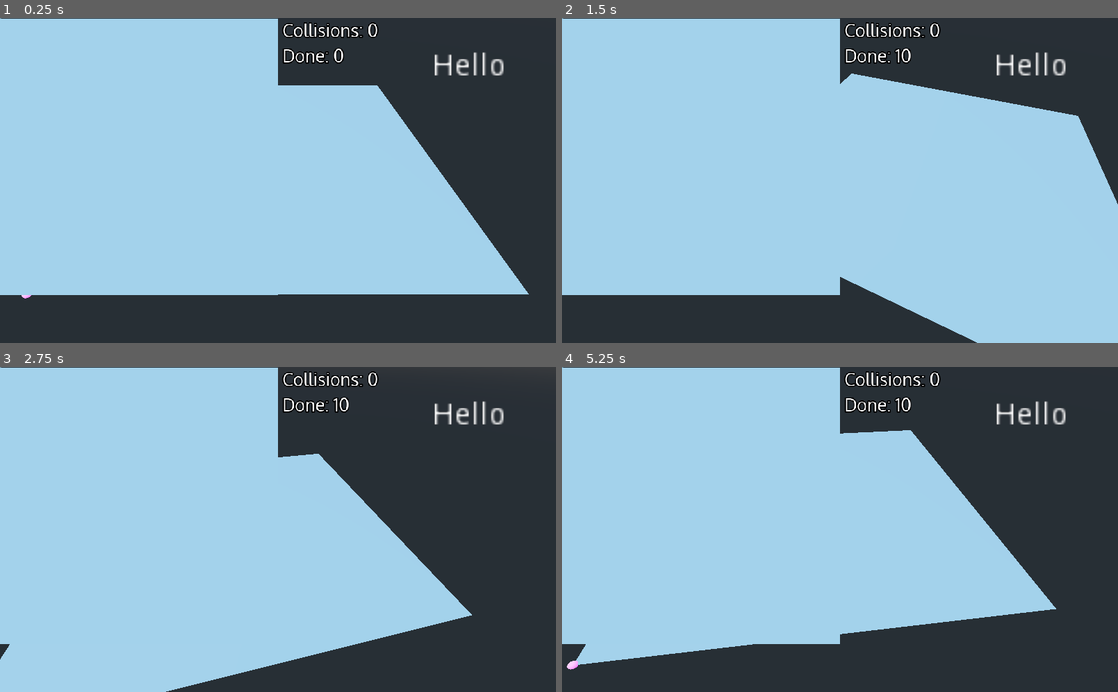
Above: before the commit, frames 1-4 (two rows, left to right).
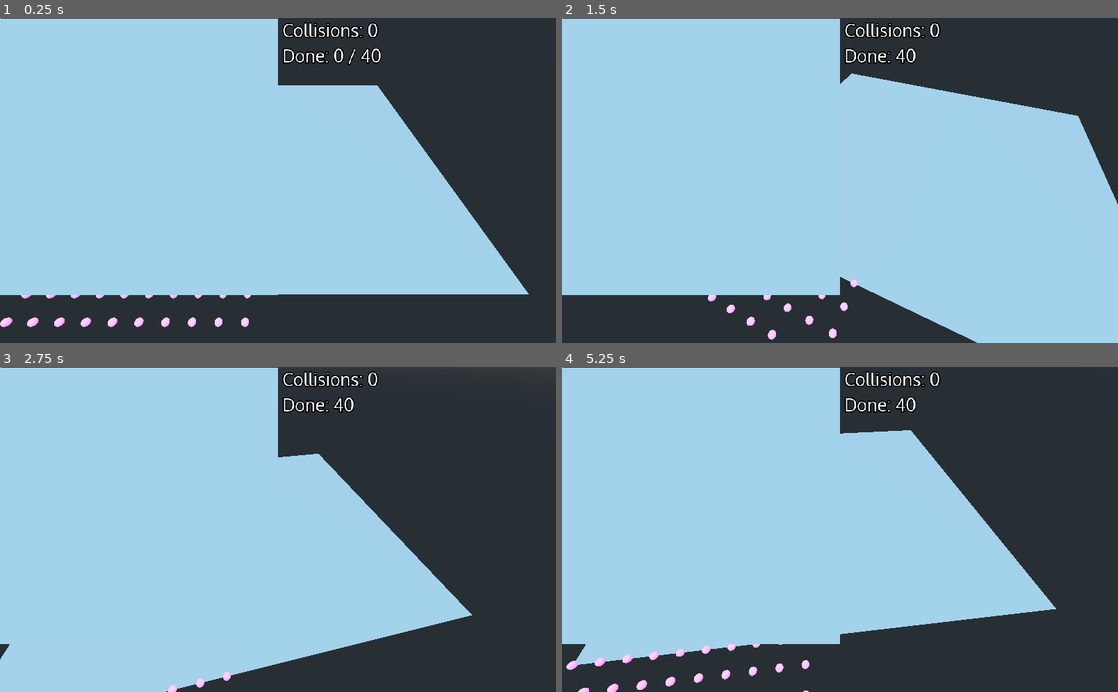
Above: after the commit, the same moments.

Repository: Nnigmat/ai-robots
Game: Godot game, scene res://scenes/9_RobotsPositioning.tscn
Two runs of this game, one before a commit and one after it. Both use one fixed random seed, a clock stepped at 60 frames per second and the inputs below. Before the commit the project starts from res://scenes/8_AddSecondCamera.tscn.
Inputs (mouse positions are in pixels of both pictures, inside the frame that each line leads up to):
- Up to frame 1 (0.25 s): no input
- Up to frame 2 (1.5 s): tap Enter at 0.5 s; move the mouse to (867, 180) at 0.52 s; hold Up (ui_up) from 0.53 s (still down); tap S (camera_down) at 0.6 s; click (867, 180) at 0.67 s; tap Space (ui_select) at 0.77, 1.25 s; move the mouse to (812, 180) at 1.27 s; tap A (camera_left) at 1.35 s
- Up to frame 3 (2.75 s): keep holding Up (ui_up); tap Space (ui_select) at 1.52 s; move the mouse to (289, 523) at 2.02 s; tap D (camera_right) at 2.1 s
- Up to frame 4 (5.25 s): keep holding Up (ui_up); tap Enter at 2.75 s; move the mouse to (834, 536) at 2.77 s; tap W (camera_up) at 2.85 s; click (834, 536) at 2.92 s; tap Space (ui_select) at 3.02, 3.77, 4.25, 4.52 s; move the mouse to (878, 532) at 3.52 s; tap S (camera_down) at 3.6 s; move the mouse to (795, 526) at 4.27 s; tap A (camera_left) at 4.35 s; move the mouse to (845, 529) at 5.02 s; tap D (camera_right) at 5.1 s; click (845, 529) at 5.17 s

The runs differ from the first frame. In frame 1, 1.0% of the frame differs, in the area x 0-91%, y 9-96%; in frame 2, 0.8%; in frame 3, 0.6%; in frame 4, 1.0%, in the area x 0-91%, y 9-100%.
Error before the commit: Invalid get index 'data' (on base: 'Nil'). (res://scripts/ImageProcessor.gd:18)
Error after the commit: Invalid get index 'data' (on base: 'Nil'). (res://scripts/ImageProcessor.gd:22)

Commit message:
Robot initial positioning

Diff:
--- a/project.godot
+++ b/project.godot
@@ -16,7 +16,7 @@
 [application]
 
 config/name="Simulator"
-run/main_scene="res://scenes/8_AddSecondCamera.tscn"
+run/main_scene="res://scenes/9_RobotsPositioning.tscn"
 config/icon="res://icon.png"
 
 [input]
--- /dev/null
+++ b/scenes/9_RobotsPositioning.tscn
@@ -0,0 +1,24 @@
+[gd_scene load_steps=5 format=2]
+
+[ext_resource path="res://entities/Canvas.tscn" type="PackedScene" id=2]
+[ext_resource path="res://entities/RobotGenerator.tscn" type="PackedScene" id=3]
+[ext_resource path="res://entities/Camera.tscn" type="PackedScene" id=4]
+[ext_resource path="res://entities/MiniCamera.tscn" type="PackedScene" id=5]
+
+[node name="Game" type="Spatial"]
+
+[node name="Spatial" parent="." instance=ExtResource( 4 )]
+transform = Transform( -1.62921e-07, 0.707107, -0.707107, 0, 0.707107, 0.707107, 1, 1.15203e-07, -1.15203e-07, -341.131, 1000, 1024 )
+far = 8192.0
+distance = 2000.0
+max_speed = Vector3( 100, 100, 100 )
+
+[node name="Canvas" parent="." instance=ExtResource( 2 )]
+width = 1024
+height = 1024
+show_lines = false
+
+[node name="MiniCamera" parent="." instance=ExtResource( 5 )]
+
+[node name="RobotGenerator" parent="." instance=ExtResource( 3 )]
+AMOUNT = 40
--- a/scripts/ImageProcessor.gd
+++ b/scripts/ImageProcessor.gd
@@ -3,6 +3,7 @@
 signal pass_data()
 
 export var scale_factor = 1
+export var ON = true
 
 func _ready():
 	pass
@@ -11,13 +12,16 @@
 func _on_Timer_timeout():
 	var inp = []
 
+	if not ON:
+		return
+
 	OS.execute('python', ['/home/nnigmat/Code/University/Thesis/project/linedraw/linedraw.py', '--show-lines', '--rm-logs','--export-svg'], true, inp)
 #	OS.execute('python3', ['../project/main.py'], true, arr)
 #	OS.execute('ls', ['-al'], true, arr)
 
 	var data = JSON.parse(inp[0]).get_result()['data']
 	var res = []
-
+#
 	var cos4 = cos(PI / 2)
 	var sin4 = sin(PI / 2)
 	var canvas_size = get_viewport().size.x
--- a/scripts/Robot.gd
+++ b/scripts/Robot.gd
@@ -2,7 +2,6 @@
 
 signal done()
 signal collide()
-
 
 export var INPUT_DELAY: float = 0.4
 export var STEP = 1
@@ -10,6 +9,7 @@
 export var line_order: int = 0
 export var robots_amount: int = 4
 export var draw_polylines: bool = true
+export var initial_position: Vector3 = Vector3(1, 3, 1)
 
 var direction: Vector3 = Vector3(1, 3, 1)
 var current_delay: float = 0.0
@@ -20,6 +20,18 @@
 var emitted_done = false
 var can_emmit = false
 
+
+func _ready():
+
+	var location = get_global_transform()
+	var new_origin = initial_position + location.origin
+	location.origin = new_origin
+	set_global_transform(location)
+
+	direction = new_origin
+	target = new_origin
+
+
 func _process(delta):
 	_user_move()
 	_move()
@@ -28,6 +40,7 @@
 	var player_loc = get_global_transform()
 	player_loc.origin = player_loc.origin.linear_interpolate(direction, delta * 4)
 	set_global_transform(player_loc)
+
 
 func _user_move():
 	if not can_input:
@@ -47,8 +60,10 @@
 		else:
 			$Brush.turn_on()
 
+
 func _near_target():
 	return abs(direction.x - target.x) <= STEP and abs(direction.z - target.z) <= STEP
+
 
 func _move():
 	if not draw_polylines:
--- a/scripts/RobotGenerator.gd
+++ b/scripts/RobotGenerator.gd
@@ -4,26 +4,35 @@
 const Brush = preload("res://entities/Brush.tscn")
 
 export var AMOUNT: int = 4
+export var ROBOTS_PER_ROW: int = 10
 
 var done_robots = 0
 var collisions = 0
 
 func _ready():
-	$CanvasLayer/Done.text = 'Done: ' + str(done_robots)
+	$CanvasLayer/Done.text = 'Done: ' + str(done_robots) + ' / ' + str(AMOUNT)
 	$CanvasLayer/Collisions.text = 'Collisions: ' + str(collisions / 2)
 
-	for i in range(AMOUNT):
-		var robot = Robot.instance()
-		var brush = Brush.instance()
+	for i in range(AMOUNT / ROBOTS_PER_ROW):
+		for j in range(ROBOTS_PER_ROW):
+			if i * ROBOTS_PER_ROW + j + 1 > AMOUNT:
+				continue
 
-		robot.add_child(brush)
-		robot.robots_amount = AMOUNT
-		robot.line_order = i
-		robot.connect("done", self, "_on_robot_done")
-		robot.connect("collide", self, "_on_robot_collide")
-		$ImageProcessor.connect("pass_data", robot, "_on_ImageProcessor_pass_data")
+			var robot = Robot.instance()
+			var brush = Brush.instance()
 
-		add_child(robot)
+			brush.turn_off()
+
+			robot.add_child(brush)
+			robot.robots_amount = AMOUNT
+			robot.line_order = i * ROBOTS_PER_ROW + j
+			robot.initial_position = Vector3(- i * 100, 3, j*100)
+
+			robot.connect("done", self, "_on_robot_done")
+			robot.connect("collide", self, "_on_robot_collide")
+			$ImageProcessor.connect("pass_data", robot, "_on_ImageProcessor_pass_data")
+
+			add_child(robot)
 
 func _on_robot_done():
 	done_robots += 1
